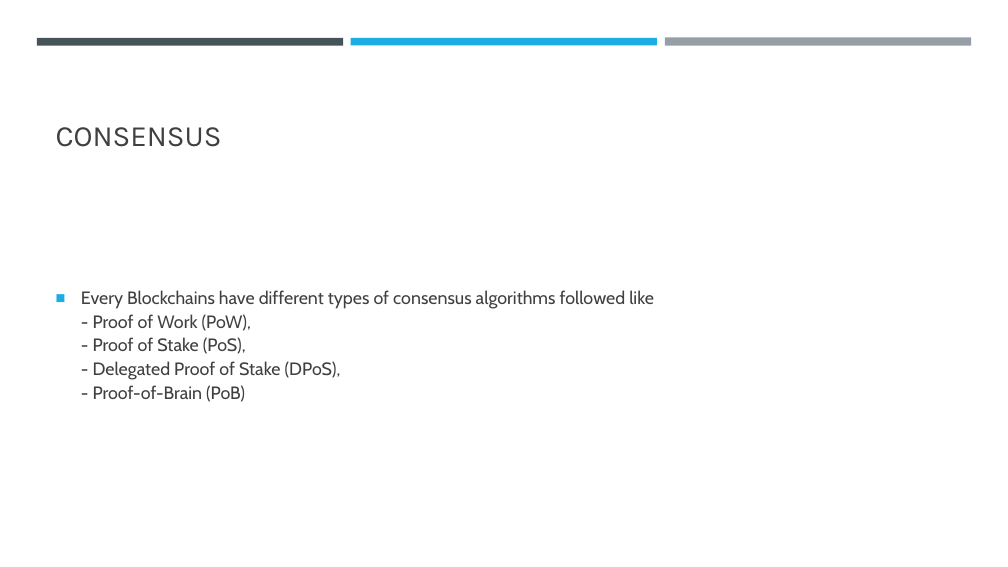
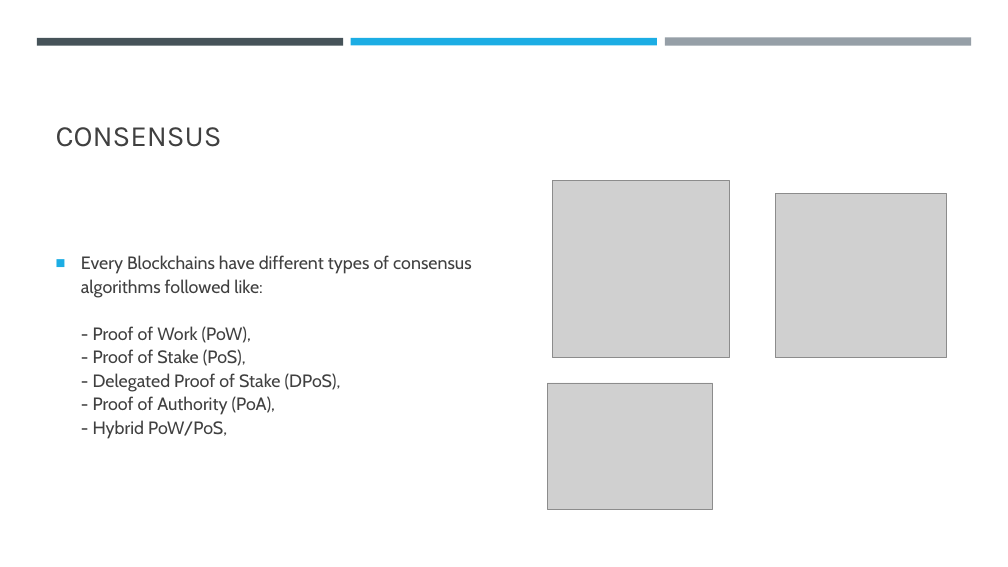
Before and after one commit to abhi3700/My_Learning_Blockchain, a slide deck: slide 6 of PPT.pptx. Drawn at 1008x567 pixels with LibreOffice and Linux fonts; fonts in the diff are those of the drawing; grey boxes stand for pictures. Boxes give left, top, right and bottom in pixels: in the first picture for what was removed or moved away, otherwise in the second. Text is boxed around its words. In the diff, an @@ line names an element or a change of style, - is before the commit and + after.

Commit message:
PPT updated

```diff
--- a/PPT.pptx
+++ b/PPT.pptx
@@ picture added at (x1=552, y1=181, x2=729, y2=358) @@
@@ picture added at (x1=775, y1=194, x2=947, y2=358) @@
@@ text at (x1=81, y1=255, x2=472, y2=439): text changed @@
-■ Every Blockchains have different types of consensus algorithms followed like
-  - Proof of Work (PoW),
-  - Proof of Stake (PoS),
-  - Delegated Proof of Stake (DPoS),
-  - Proof-of-Brain (PoB)
+■ Every Blockchains have different types of consensus algorithms followed like:
+  - Proof of Work (PoW),
+  - Proof of Stake (PoS),
+  - Delegated Proof of Stake (DPoS),
+  - Proof of Authority (PoA),
+  - Hybrid PoW/PoS,
@@ picture added at (x1=547, y1=383, x2=713, y2=510) @@
```
Also in this commit, not shown: 1 other slide changed, 1 slide added, 1 slide removed.
